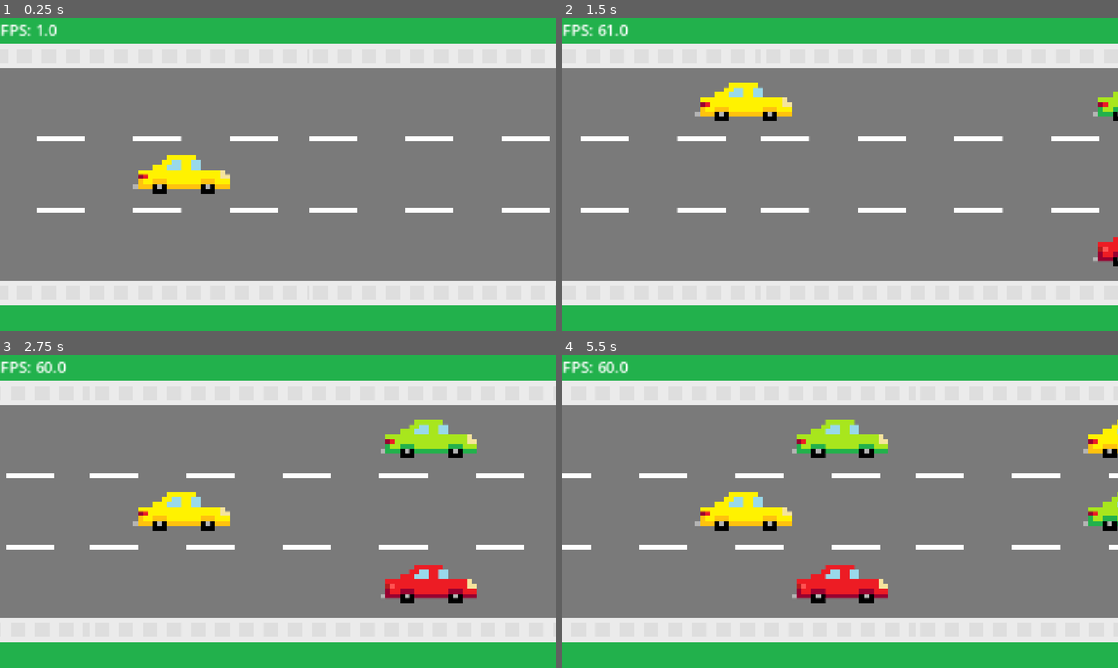
Above: before the commit, frames 1-4 (two rows, left to right).
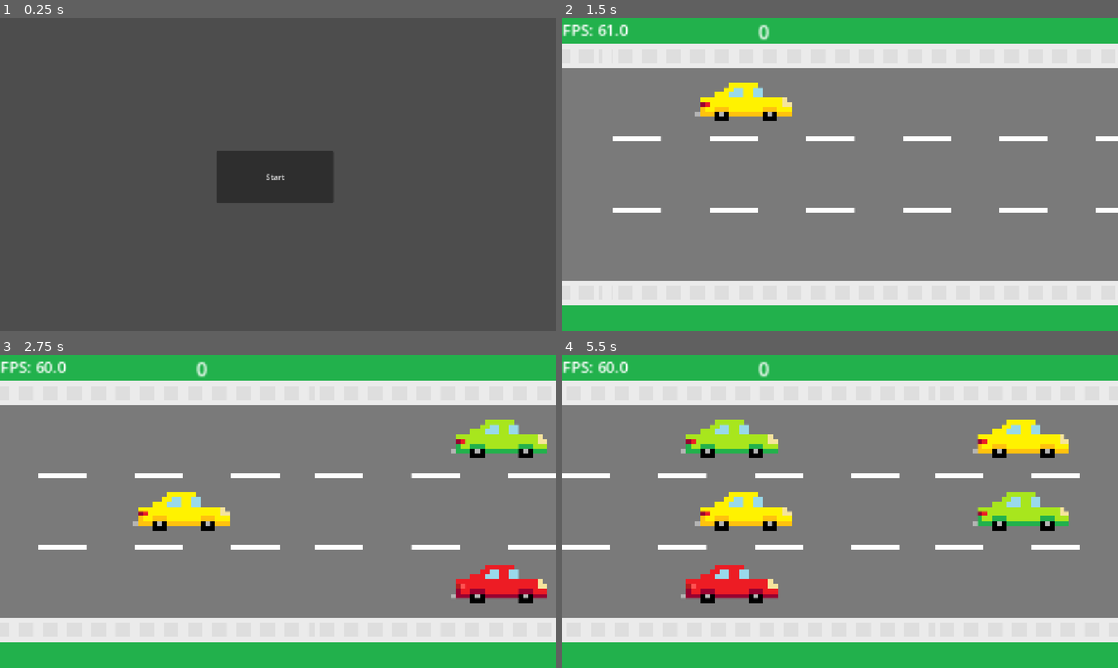
Above: after the commit, the same moments.

Repository: DevEhanTariq/first-game
Game: Godot game, scene res://mainmenu.tscn
The game is run twice, just before and just after one commit, with the same random seed, the same clock (stepped at 60 frames per second) and the same inputs. Before the commit the project starts from res://level.tscn.
Inputs (mouse positions are in pixels of both pictures, inside the frame that each line leads up to):
- Up to frame 1 (0.25 s): no input
- Up to frame 2 (1.5 s): click (834, 177) at 0.5 s, where only the run after the commit has a clickable "Start"; hold W (up) from 1.28 s (still down)
- Up to frame 3 (2.75 s): release W (up) at 2.03 s; hold S (down) from 2.03 s (still down)
- Up to frame 4 (5.5 s): release S (down) at 2.78 s; hold W (up) 2.78-4.28 s; hold S (down) from 4.28 s (still down)

The runs differ from the first frame. In frame 1, 100% of the frame differs, in the area x 0-100%, y 0-100%; in frame 2, 3.2%; in frame 3, 7.6%; in frame 4, 11%.

Commit message:
Added a main menu and score counter
- Created a new scene called "mainmenu", with a placeholder button that changes scenes to the "level" scene
- Added a placeholder score counter in the "level" scene

Diff:
--- a/Globals.gd
+++ b/Globals.gd
@@ -2,6 +2,8 @@
 
 
 var score = 0
+var highscore = 0
+
 var collision = false
 var speed_multiplier: float = 1.0
 var playerCords = Vector2(0,0)
@@ -12,7 +14,11 @@
 	if Globals.score == 7:
 		Globals.difficulty = 0.00005
 	if Globals.score == 15:
-		Globals.difficulty = 0.0000075
+		Globals.difficulty = 0.0000015
+
+func updateHigh():
+	if collision:
+		Globals.highscore = Globals.score
 
 # Called when the node enters the scene tree for the first time.
 func _ready() -> void:
@@ -24,4 +30,3 @@
 	speedLevels()
 	if Globals.collision:
 		Globals.speed_multiplier = 0
-	print(Globals.score)
--- a/Player.gd
+++ b/Player.gd
@@ -8,16 +8,17 @@
 
 # Called every frame. 'delta' is the elapsed time since the previous frame.
 func _process(delta: float) -> void:
-	if Input.is_action_just_pressed("up"):
-		lane -= 1
-	elif Input.is_action_just_pressed("down"):
-		lane += 1
+	if Globals.collision == false:
+		if Input.is_action_just_pressed("up"):
+			lane -= 1
+		elif Input.is_action_just_pressed("down"):
+			lane += 1
 
-	if lane > 1:
-		lane = 1
-	elif lane < -1:
-		lane = -1
+		if lane > 1:
+			lane = 1
+		elif lane < -1:
+			lane = -1
 
-	position.y = lane * 300
+		position.y = lane * 300
 
-	Globals.playerCords = position
+		Globals.playerCords = position
--- a/level.tscn
+++ b/level.tscn
@@ -9,6 +9,7 @@
 [ext_resource type="PackedScene" uid="uid://d038k4uvwogdj" path="res://player.tscn" id="2_vonw3"]
 [ext_resource type="Script" uid="uid://cts3b8c76wtlx" path="res://label.gd" id="3_oi3di"]
 [ext_resource type="PackedScene" uid="uid://by04jynxutxcn" path="res://traffic.tscn" id="7_n6hdu"]
+[ext_resource type="Script" uid="uid://semhr1la2a5e" path="res://score_counter.gd" id="10_8cye3"]
 
 [node name="Level" type="Node2D" unique_id=1753858453]
 script = ExtResource("1_f2txt")
@@ -20,13 +21,20 @@
 script = ExtResource("1_n6hdu")
 
 [node name="Grass" type="Sprite2D" parent="." unique_id=1991605969]
+visibility_layer = 513
 position = Vector2(-5, -4.0000076)
 scale = Vector2(1.59, 1.044)
 texture = ExtResource("2_1ainy")
 
 [node name="Road" type="Sprite2D" parent="." unique_id=259059565]
+visibility_layer = 129
 texture = ExtResource("1_u52ul")
 script = ExtResource("2_0b4ue")
+
+[node name="Road2" type="Sprite2D" parent="." unique_id=1191687767]
+visibility_layer = 257
+position = Vector2(-2000, 0)
+texture = ExtResource("1_u52ul")
 
 [node name="Camera2D" type="Camera2D" parent="." unique_id=897658622]
 zoom = Vector2(0.5, 0.5)
@@ -48,7 +56,10 @@
 position = Vector2(-786, 801)
 
 [node name="ScoreCounter" type="Label" parent="." unique_id=1110757682]
-offset_left = -330.0
-offset_top = -641.0
-offset_right = 782.0
-offset_bottom = -508.0
+top_level = true
+offset_left = -339.0
+offset_top = -649.99994
+offset_right = 774.80005
+offset_bottom = -515.19995
+scale = Vector2(5, 5)
+script = ExtResource("10_8cye3")
--- /dev/null
+++ b/mainmenu.gd
@@ -0,0 +1,15 @@
+extends Node2D
+
+
+# Called when the node enters the scene tree for the first time.
+func _ready() -> void:
+	pass # Replace with function body.
+
+
+# Called every frame. 'delta' is the elapsed time since the previous frame.
+func _process(delta: float) -> void:
+	pass
+
+
+func _on_start_pressed() -> void:
+	get_tree().change_scene_to_file("res://level.tscn")
--- /dev/null
+++ b/mainmenu.tscn
@@ -0,0 +1,17 @@
+[gd_scene format=3 uid="uid://ctsjpgtrbk488"]
+
+[ext_resource type="Script" uid="uid://btp5rcplnumug" path="res://mainmenu.gd" id="1_cmhrf"]
+
+[node name="mainmenu" type="Node2D" unique_id=339325134]
+script = ExtResource("1_cmhrf")
+
+[node name="Start" type="Button" parent="." unique_id=94479950]
+offset_left = -127.0
+offset_top = -49.0
+offset_right = 115.0
+offset_bottom = 59.0
+text = "Start"
+
+[node name="Camera2D" type="Camera2D" parent="." unique_id=182847465]
+
+[connection signal="pressed" from="Start" to="." method="_on_start_pressed"]
--- a/project.godot
+++ b/project.godot
@@ -11,7 +11,7 @@
 [application]
 
 config/name="FirstGame"
-run/main_scene="res://level.tscn"
+run/main_scene="uid://ctsjpgtrbk488"
 config/features=PackedStringArray("4.6", "Forward Plus")
 config/icon="res://icon.svg"
 
--- /dev/null
+++ b/score_counter.gd
@@ -0,0 +1,11 @@
+extends Label
+
+
+# Called when the node enters the scene tree for the first time.
+func _ready() -> void:
+	pass # Replace with function body.
+
+
+# Called every frame. 'delta' is the elapsed time since the previous frame.
+func _process(delta: float) -> void:
+	text = str(Globals.score)
Not shown, added: mainmenu.gd.uid
Not shown, added: score_counter.gd.uid
